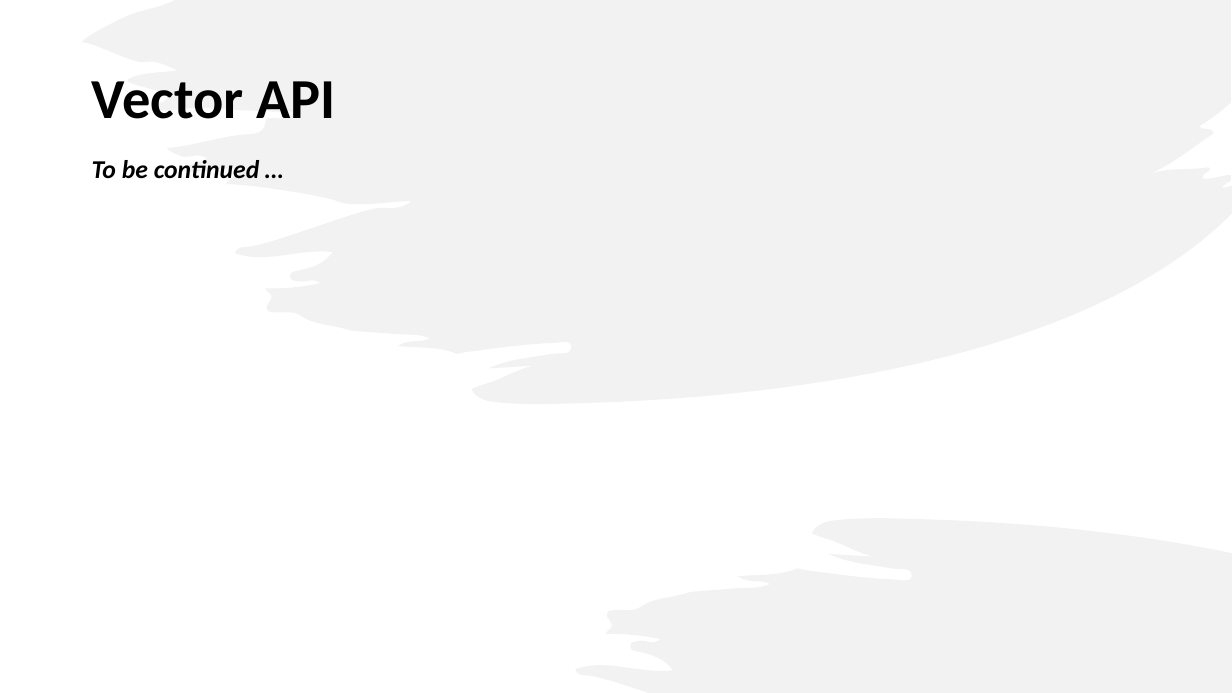
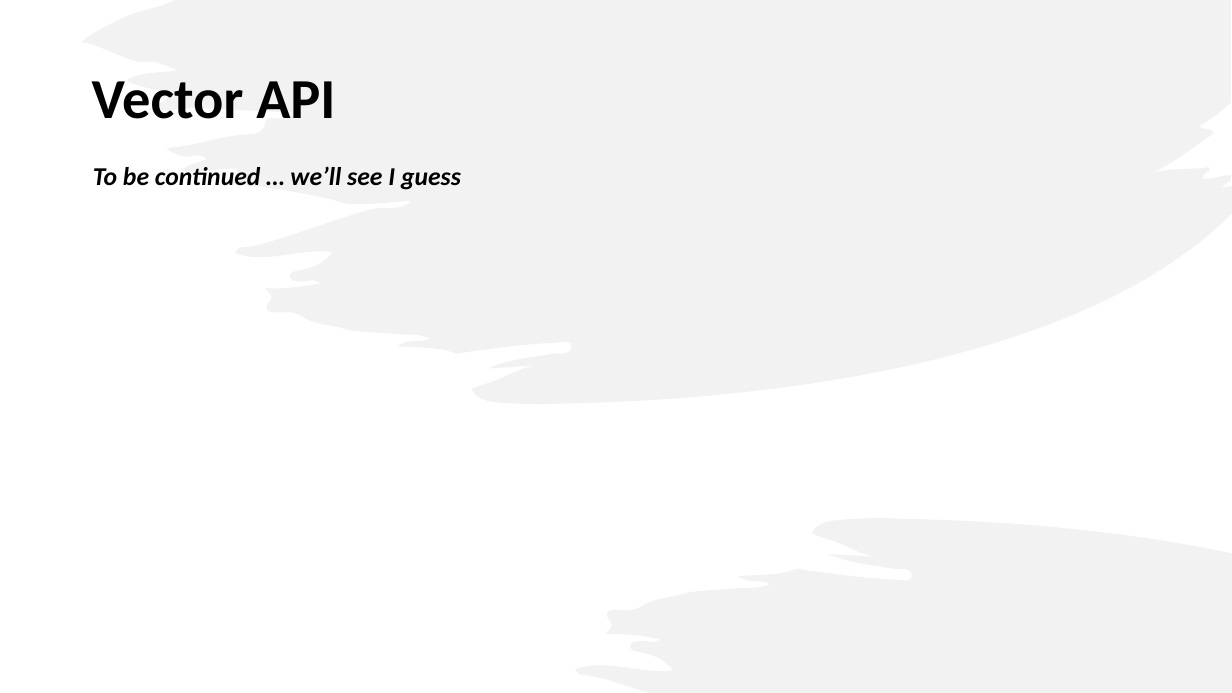
Before and after one commit to iuliana/jdk21-parent-project, a slide deck: slide 25 of Java21-Presentation.pptx. Drawn at 1232x693 pixels with LibreOffice and Linux fonts; fonts in the diff are those of the drawing. Boxes give left, top, right and bottom in pixels: in the first picture for what was removed or moved away, otherwise in the second. Text is boxed around its words. In the diff, an @@ line names an element or a change of style, - is before the commit and + after.

```diff
--- a/Java21-Presentation.pptx
+++ b/Java21-Presentation.pptx
@@ text at (93,166,461,190): text changed @@
-To be continued …
+To be continued … we’ll see I guess
```
Also in this commit, not shown: 55 other files.
